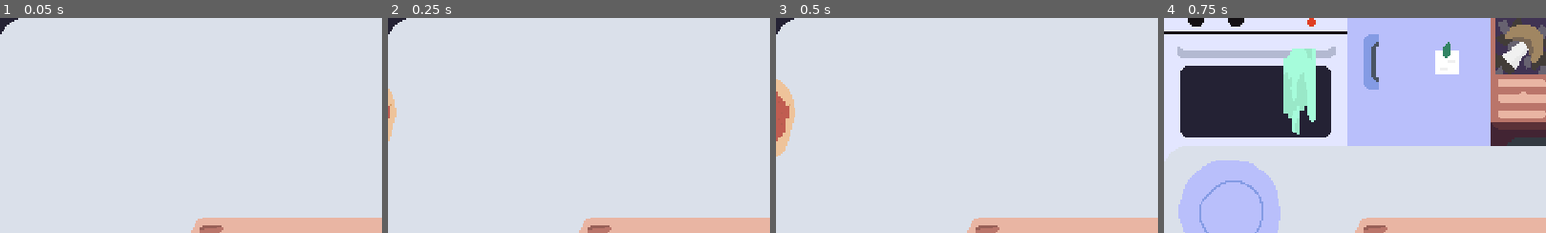
Above: before the commit, frames 1-4 (left to right).
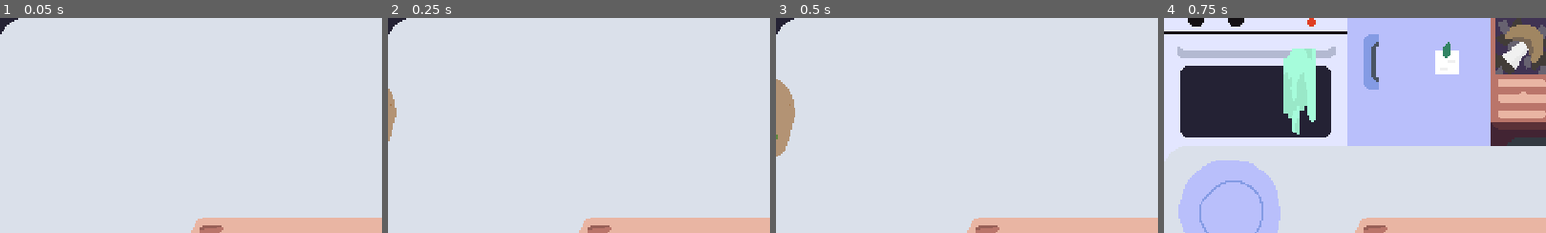
Above: after the commit, the same moments.

Repository: martindzejky/pizza-game
Game: Godot game, scene res://scenes/start.tscn
Two runs of this game, one before a commit and one after it. Both use one fixed random seed, a clock stepped at 60 frames per second and the inputs below.
Inputs:
- Up to frame 1 (0.05 s): no input
- Up to frame 2 (0.25 s): no input
- Up to frame 3 (0.5 s): no input
- Up to frame 4 (0.75 s): click "Start" at 0.5 s
The pictures show only the part of the screen within x 0-50%, y 0-50%; the shares and areas given below are measured in that part.

Frame 1 is identical in both runs. In frame 2, 0.3% of the frame differs, in the area x 0-3%, y 32-58%; in frame 3, 1.3%, in the area x 0-5%, y 28-65%; in frame 4, nothing differs.

Commit message:
generated pizzas can be cooked and burned

Diff:
--- a/objects/generated-pizza/generated-pizza.gd
+++ b/objects/generated-pizza/generated-pizza.gd
@@ -11,8 +11,8 @@
 
 func _ready():
     # dough
-    #$dough.rotation = randf_range(-PI/3, PI/3)
-    $dough.frame = randi_range($dough.frame, $dough.hframes - 4)
+    $dough.progress = randi_range(6, 12)
+    $dough.cookProgress = randf_range(2.0, 14.0)
 
     # tomato base
     if randf() < 0.9:
@@ -21,7 +21,8 @@
         tomato.position.x = -2 + randi() % 4
         tomato.get_node("sprite").rotation = randf() * PI * 2
         tomato.get_node("sprite").self_modulate.a = 0.7
-        add_child(tomato)
+        tomato.cookProgress = $dough.cookProgress + randf_range(-2.0, 2.0)
+        $dough.add_child(tomato)
 
     # ingredients
     for i in range(randi_range(3, 8)):
@@ -30,7 +31,8 @@
         ingredient.position.y = randf_range(-17, 17)
         ingredient.get_node("sprite").rotation = randf() * PI * 2
         ingredient.get_node("sprite").self_modulate.a = 0.7
-        add_child(ingredient)
+        ingredient.cookProgress = $dough.cookProgress + randf_range(-2.0, 2.0)
+        $dough.add_child(ingredient)
 
 
 func _process(delta):
--- a/objects/generated-pizza/generated-pizza.tscn
+++ b/objects/generated-pizza/generated-pizza.tscn
@@ -1,7 +1,6 @@
 [gd_scene load_steps=10 format=3 uid="uid://d35u0kau47rjb"]
 
 [ext_resource type="Script" path="res://objects/generated-pizza/generated-pizza.gd" id="1_rc8u5"]
-[ext_resource type="Texture2D" uid="uid://bjubtkw5ihv2n" path="res://sprites/dough.png" id="2_1b3ke"]
 [ext_resource type="PackedScene" uid="uid://cy4sy1ygetyko" path="res://objects/ingredients/tomato-base.tscn" id="2_bnpj3"]
 [ext_resource type="PackedScene" uid="uid://btss4yon75m3i" path="res://objects/ingredients/cheese.tscn" id="3_6rlyl"]
 [ext_resource type="PackedScene" uid="uid://dkbmbeblbronj" path="res://objects/ingredients/corn.tscn" id="4_raust"]
@@ -9,6 +8,7 @@
 [ext_resource type="PackedScene" uid="uid://ddnarasqey1fu" path="res://objects/ingredients/olive.tscn" id="6_ofbou"]
 [ext_resource type="PackedScene" uid="uid://blwk8duhcsvmu" path="res://objects/ingredients/rukola.tscn" id="7_nyl5p"]
 [ext_resource type="PackedScene" uid="uid://bpfs8o86rhkqy" path="res://objects/ingredients/salam.tscn" id="8_cv7am"]
+[ext_resource type="PackedScene" uid="uid://k3ssjquq313h" path="res://objects/dough/dough.tscn" id="9_xqjrq"]
 
 [node name="generated-pizza" type="Node2D"]
 script = ExtResource("1_rc8u5")
@@ -16,7 +16,4 @@
 tomatoBase = ExtResource("2_bnpj3")
 ingredients = [ExtResource("3_6rlyl"), ExtResource("4_raust"), ExtResource("5_la1mu"), ExtResource("6_ofbou"), ExtResource("7_nyl5p"), ExtResource("8_cv7am")]
 
-[node name="dough" type="Sprite2D" parent="."]
-texture = ExtResource("2_1b3ke")
-hframes = 16
-frame = 6
+[node name="dough" parent="." instance=ExtResource("9_xqjrq")]
